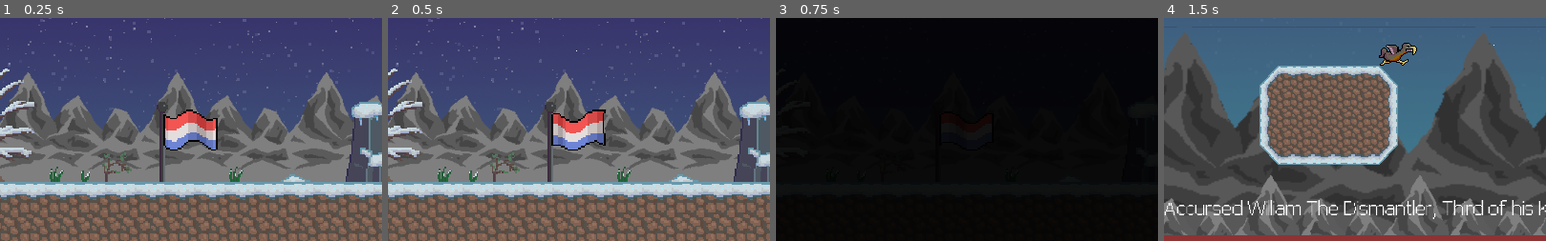
Above: before the commit, frames 1-4 (left to right).
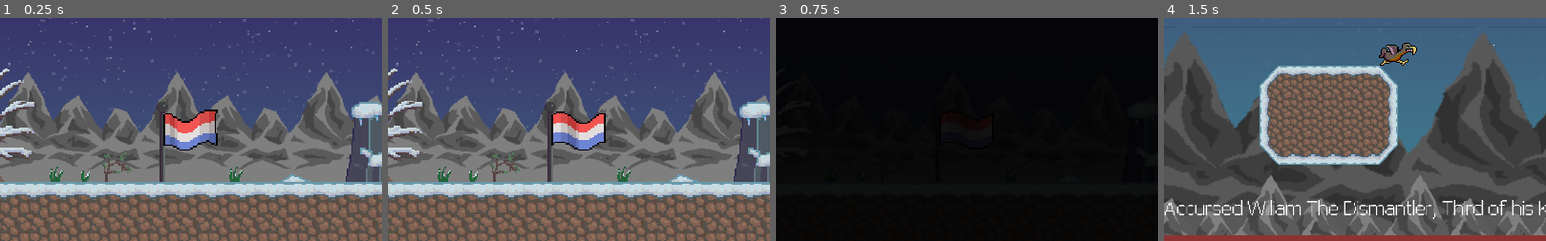
Above: after the commit, the same moments.

Repository: Struckdown/GDQ2021
Game: Godot game, scene res://MainMenu.tscn
The game is run twice, just before and just after one commit, with the same random seed, the same clock (stepped at 60 frames per second) and the same inputs. The engine's default icon, where the game draws it, is replaced by a stand-in: a white triangle on a blue panel in a dark square. Sound files missing from this copy of the repository are replaced by a short silence.
Inputs (mouse positions are % of the whole screen's width and height, from its top left):
- Up to frame 1 (0.25 s): no input
- Up to frame 2 (0.5 s): no input
- Up to frame 3 (0.75 s): click "Play" at 0.5 s
- Up to frame 4 (1.5 s): move the mouse to (72, 45) at 1.27 s; hold D (right) from 1.28 s (still down); tap Shift (dash) at 1.35 s
The pictures show only the part of the screen within x 26-76%, y 43-93%; the shares and areas given below are measured in that part.

The runs differ from the first frame. In frame 1, 1.9% of the frame differs, in the area x 43-57%, y 41-60%; in frame 2, 1.9%; in frame 3, less than 0.1%; in frame 4, nothing differs.

Commit message:
Added button ui SFX to main menu

Diff:
--- a/MainMenu.gd
+++ b/MainMenu.gd
@@ -32,3 +32,12 @@
 func _on_BackButton_pressed():
 	$ControllerConatiner.hide()
 	$MenuButtons.show()
+
+
+
+func _on_Button_focus_entered():
+	$ClickSFX.play()
+
+
+func _on_Button_mouse_entered():
+	$HoverSFX.play()
--- a/MainMenu.tscn
+++ b/MainMenu.tscn
@@ -14,6 +14,8 @@
 [ext_resource path="res://Environment/MainLevel.tres" type="TileSet" id=12]
 [ext_resource path="res://art/spr_flagwithpole.png" type="Texture" id=13]
 [ext_resource path="res://Environment/Doodads.tres" type="TileSet" id=14]
+[ext_resource path="res://SFX/Tack 1.mp3" type="AudioStream" id=15]
+[ext_resource path="res://SFX/Flight 3.mp3" type="AudioStream" id=16]
 
 [sub_resource type="AtlasTexture" id=1]
 atlas = ExtResource( 13 )
@@ -95,7 +97,7 @@
 position = Vector2( 515.958, 429.513 )
 scale = Vector2( 2.20263, 2.14316 )
 frames = SubResource( 5 )
-frame = 1
+frame = 2
 playing = true
 
 [node name="GameTerrain" type="TileMap" parent="."]
@@ -234,7 +236,20 @@
 local_coords = false
 process_material = SubResource( 14 )
 
+[node name="ClickSFX" type="AudioStreamPlayer" parent="."]
+stream = ExtResource( 15 )
+
+[node name="HoverSFX" type="AudioStreamPlayer" parent="."]
+stream = ExtResource( 16 )
+
+[connection signal="focus_entered" from="MenuButtons/Play" to="." method="_on_Button_focus_entered"]
+[connection signal="mouse_entered" from="MenuButtons/Play" to="." method="_on_Button_mouse_entered"]
 [connection signal="pressed" from="MenuButtons/Play" to="." method="_on_PlayButton_pressed"]
+[connection signal="focus_entered" from="MenuButtons/Controls" to="." method="_on_Button_focus_entered"]
+[connection signal="mouse_entered" from="MenuButtons/Controls" to="." method="_on_Button_mouse_entered"]
 [connection signal="pressed" from="MenuButtons/Controls" to="." method="_on_ControlsButton_pressed"]
+[connection signal="mouse_entered" from="MenuButtons/Quit" to="." method="_on_Button_mouse_entered"]
 [connection signal="pressed" from="MenuButtons/Quit" to="." method="_on_QuitButton_pressed"]
+[connection signal="focus_entered" from="ControllerConatiner/ControlRect/BackButton" to="." method="_on_Button_focus_entered"]
+[connection signal="mouse_entered" from="ControllerConatiner/ControlRect/BackButton" to="." method="_on_Button_mouse_entered"]
 [connection signal="pressed" from="ControllerConatiner/ControlRect/BackButton" to="." method="_on_BackButton_pressed"]
Not shown: 1 places in MainMenu.tscn that only renumber resources
